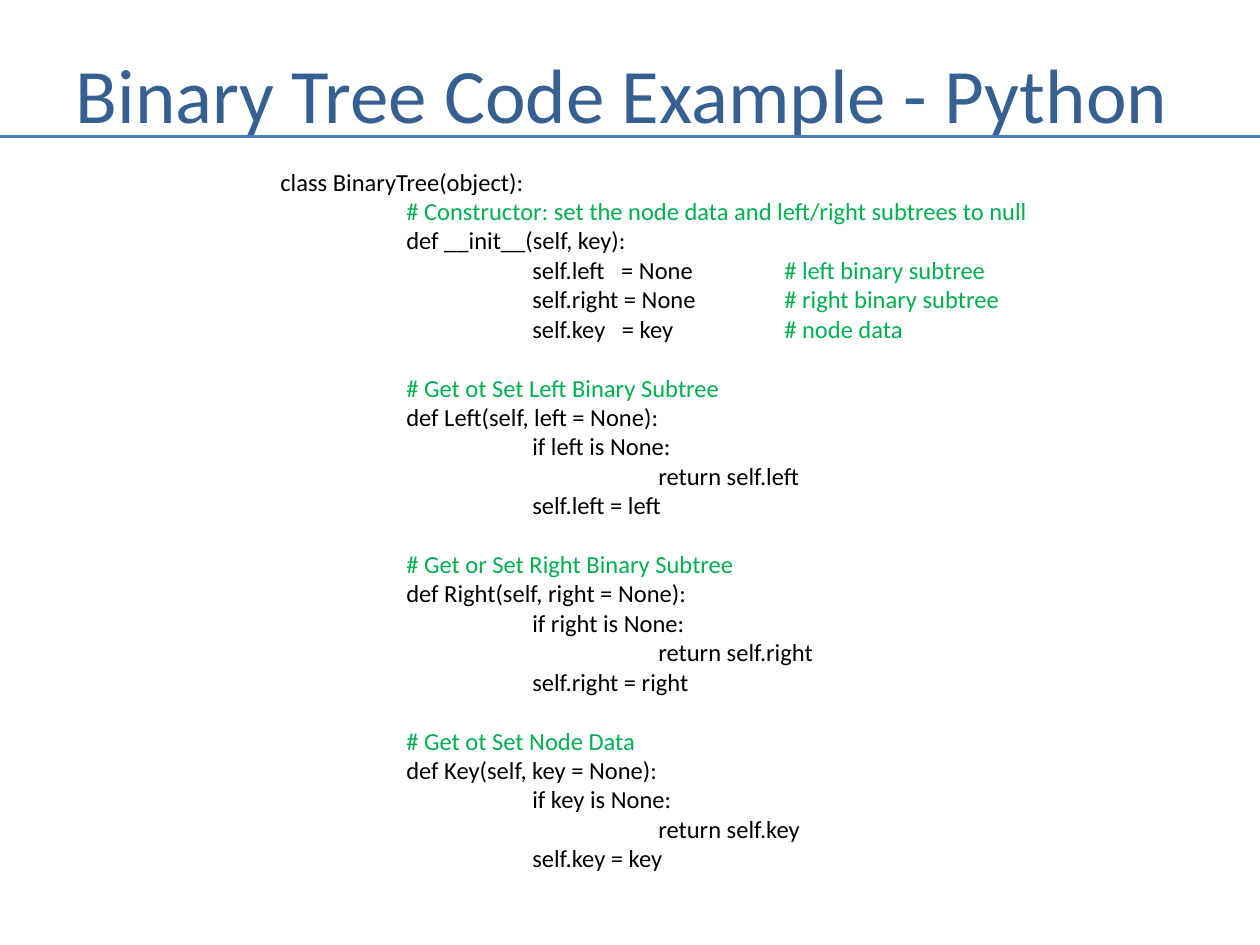
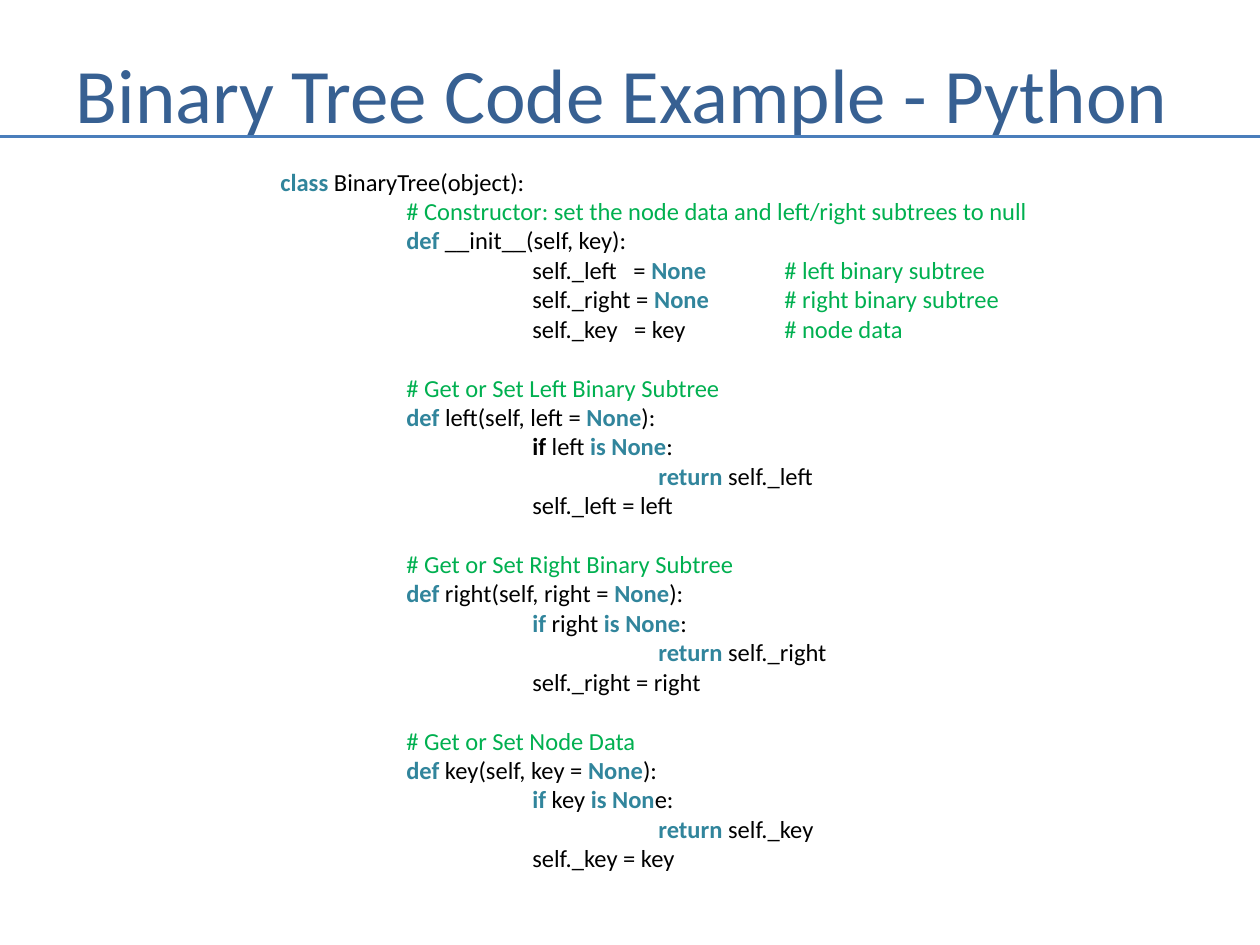
Before and after one commit to andrewferlitsch/Training, a slide deck: slide 7 of AITraining/Fundamentals/Artificial Intelligence/AI - Graph Search.pptx. Drawn at 1260x945 pixels with LibreOffice and Linux fonts; fonts in the diff are those of the drawing. Boxes give left, top, right and bottom in pixels: in the first picture for what was removed or moved away, otherwise in the second. Text is boxed around its words. In the diff, an @@ line names an element or a change of style, - is before the commit and + after.

```diff
--- a/AITraining/Fundamentals/Artificial Intelligence/AI - Graph Search.pptx
+++ b/AITraining/Fundamentals/Artificial Intelligence/AI - Graph Search.pptx
@@ text at [280,173,1026,518]: text changed; text colour #000000 to #00B050 @@
-class BinaryTree(object):
-# Constructor: set the node data and left/right subtrees to null
-def __init__(self, key):
-self.left = None # left binary subtree
-self.right = None # right binary subtree
-self.key = key # node data
-# Get ot Set Left Binary Subtree
-def Left(self, left = None):
-if left is None:
-return self.left
-self.left = left
+class BinaryTree(object):
+# Constructor: set the node data and left/right subtrees to null
+def __init__(self, key):
+self._left = None # left binary subtree
+self._right = None # right binary subtree
+self._key = key # node data
+# Get or Set Left Binary Subtree
+def left(self, left = None):
+if left is None:
+return self._left
+self._left = left
@@ text at [406,584,683,607]: text changed @@
-def Right(self, right = None):
+def right(self, right = None):
@@ text at [532,615,687,637]: text colour #000000 to #31859C, bold on in "if is None:" @@
@@ text at [406,644,826,871]: text changed @@
-return self.right
-self.right = right
-# Get ot Set Node Data
-def Key(self, key = None):
-if key is None:
-return self.key
-self.key = key
+return self._right
+self._right = right
+# Get or Set Node Data
+def key(self, key = None):
+if key is None:
+return self._key
+self._key = key
```
Also in this commit, not shown: 4 other slides changed, 1 other file.
